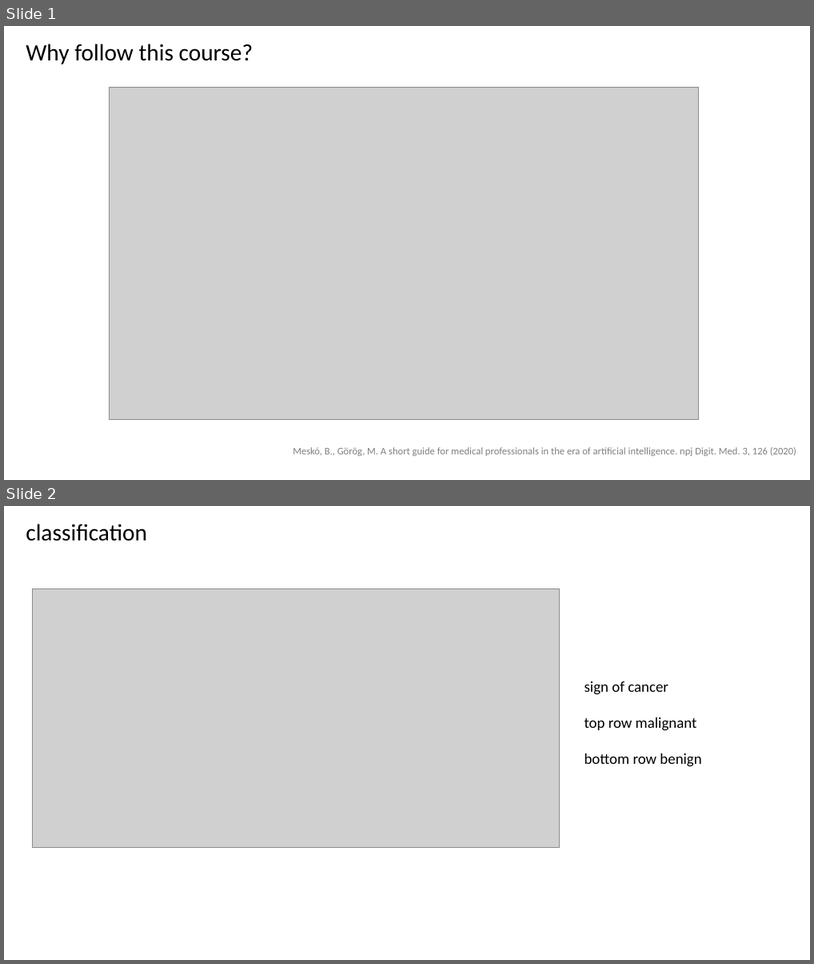
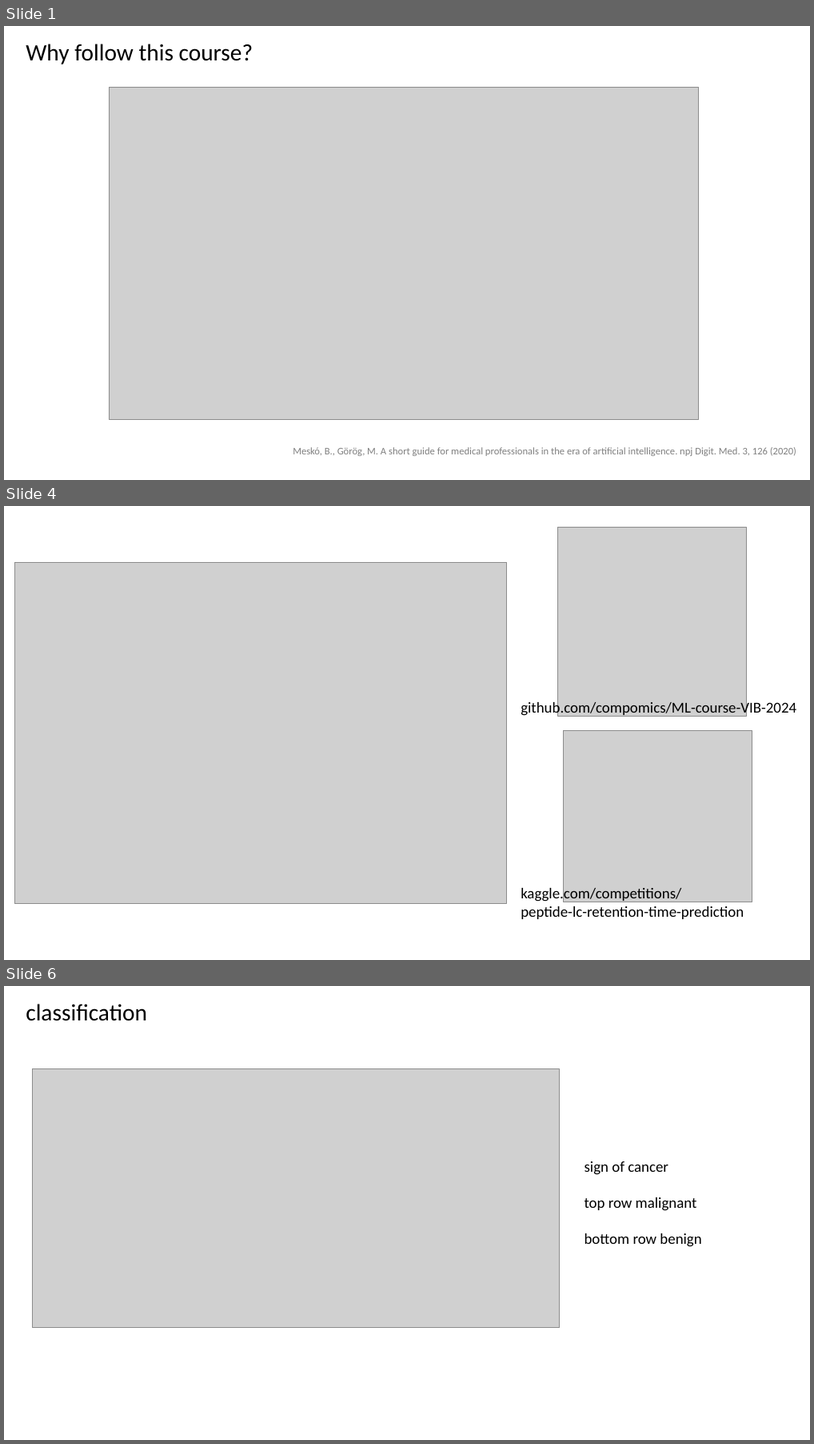
Before and after one commit to compomics/ML-course-VIB-2024, a slide deck: slides/1_introduction.pptx. Shown one above the other, each under a label of ours: slides 1 and 2 before the commit, slides 1, 4 and 6 after it; the slides between them are not shown. The pictures are 814x964 and 814x1444 pixels, drawn with LibreOffice and Linux fonts; fonts in the diff are those of the drawing; grey boxes stand for pictures. Boxes give left, top, right and bottom in pixels: in the first picture for what was removed or moved away, otherwise in the second. Text is boxed around its words. In the diff, an @@ line names an element or a change of style, - is before the commit and + after.

```diff
--- a/slides/1_introduction.pptx
+++ b/slides/1_introduction.pptx
@@ slide 4 added at box(4, 506, 810, 960), background #FFFFFF @@
@@ picture added at box(558, 527, 747, 716) @@
@@ picture added at box(15, 562, 506, 904) @@
@@ text added at box(521, 700, 797, 717), 18 pt, text #000000 @@
+github.com/compomics/ML-course-VIB-2024
@@ picture added at box(563, 731, 752, 902) @@
@@ text added at box(521, 885, 744, 919), 18 pt, text #000000 @@
+kaggle.com/competitions/
+peptide-lc-retention-time-prediction
@@ what was slide 2 is now slide 6 @@
```
Also in this commit, not shown: 3 other slides added.
